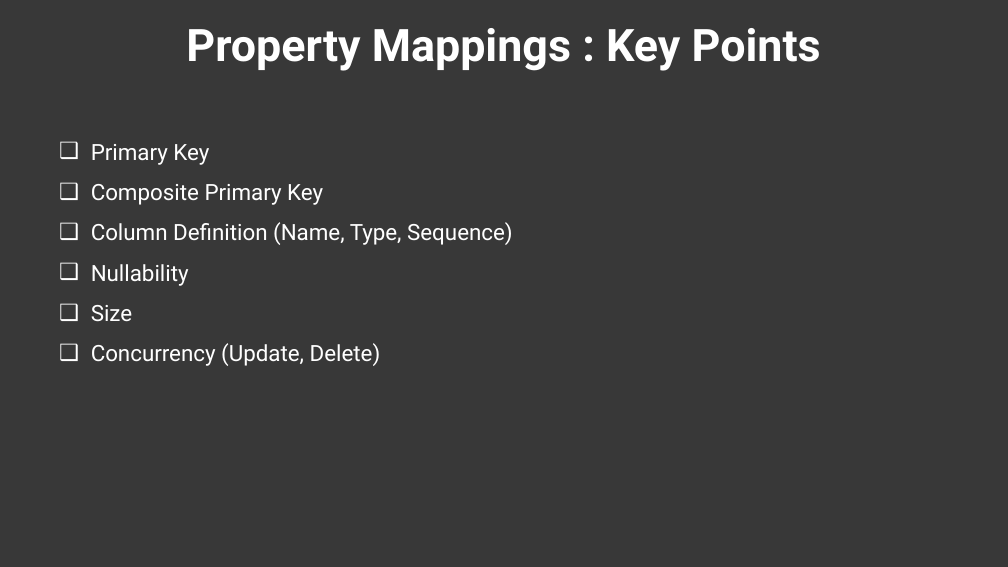
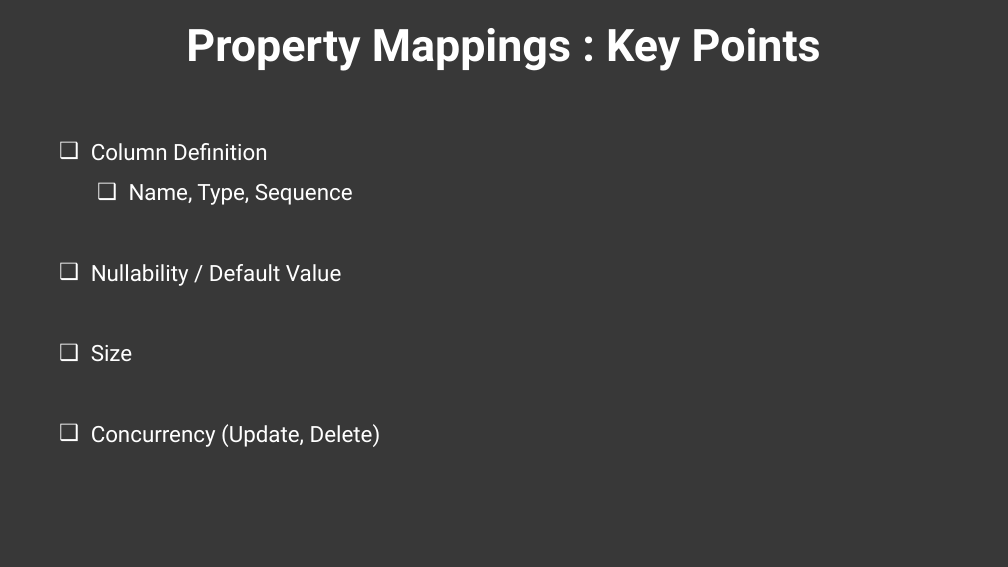
Before and after one commit to ec-council-learning/Entity-Fundamentals-Using-.NET-6, a slide deck: slide 12 of Sections/Section 3/Entity Fundamentals Using .NET 6_Section 3.pptx. Drawn at 1008x567 pixels with LibreOffice and Linux fonts; fonts in the diff are those of the drawing; background and template pictures are left out; a plain dark background stands for a picture behind light text. Boxes give left, top, right and bottom in pixels: in the first picture for what was removed or moved away, otherwise in the second. Text is boxed around its words. In the diff, an @@ line names an element or a change of style, - is before the commit and + after.

```diff
--- a/Sections/Section 3/Entity Fundamentals Using .NET 6_Section 3.pptx
+++ b/Sections/Section 3/Entity Fundamentals Using .NET 6_Section 3.pptx
@@ text at (91, 143, 353, 286): text changed @@
-❑ Primary Key
-❑ Composite Primary Key
-❑ Column Definition (Name, Type, Sequence)
-❑ Nullability
+❑ Column Definition
+  ❑ Name, Type, Sequence
+❑ Nullability / Default Value
```
Also in this commit, not shown: 1 other slide changed, 10 slides removed, 24 other files.
